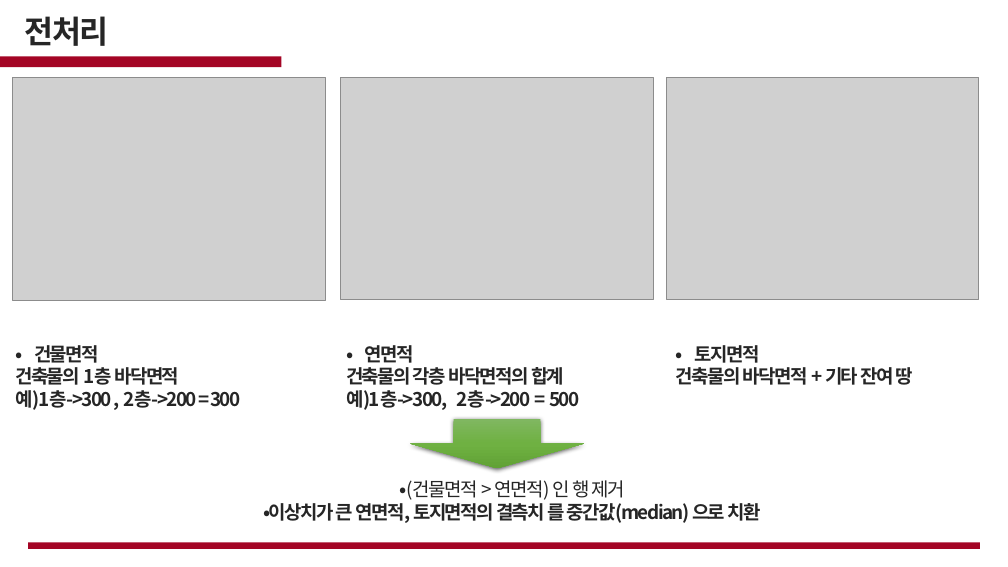
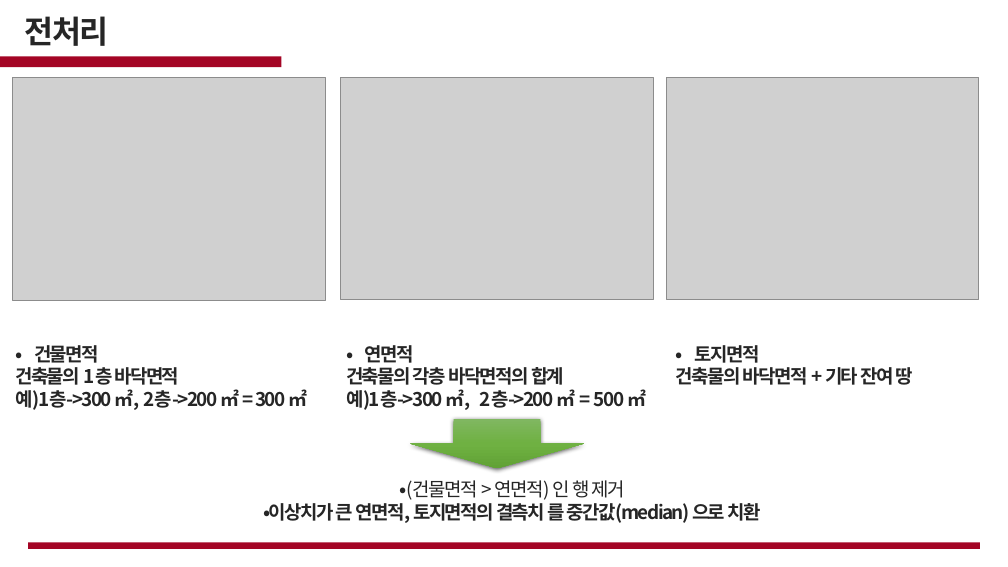
Before and after one commit to cjsgk106/fire-prediction-analysis, a slide deck: slide 16 of work/화재.pptx (slide 21 before the commit). Drawn at 1008x567 pixels with LibreOffice and Linux fonts; fonts in the diff are those of the drawing; grey boxes stand for pictures; background and template pictures are left out. Boxes give left, top, right and bottom in pixels: in the first picture for what was removed or moved away, otherwise in the second. Text is boxed around its words. In the diff, an @@ line names an element or a change of style, - is before the commit and + after.

```diff
--- a/work/화재.pptx
+++ b/work/화재.pptx
@@ text at (15, 389, 307, 410): text changed @@
-예)1층->300 , 2층->200 = 300
+예)1층->300 ㎡, 2층->200 ㎡ = 300 ㎡
@@ text at (346, 389, 646, 410): text changed @@
-예)1층->300, 2층->200 = 500
+예)1층->300 ㎡, 2층->200 ㎡ = 500 ㎡
```
Also in this commit, not shown: 4 other slides changed, 1 slide added, 3 slides removed.
